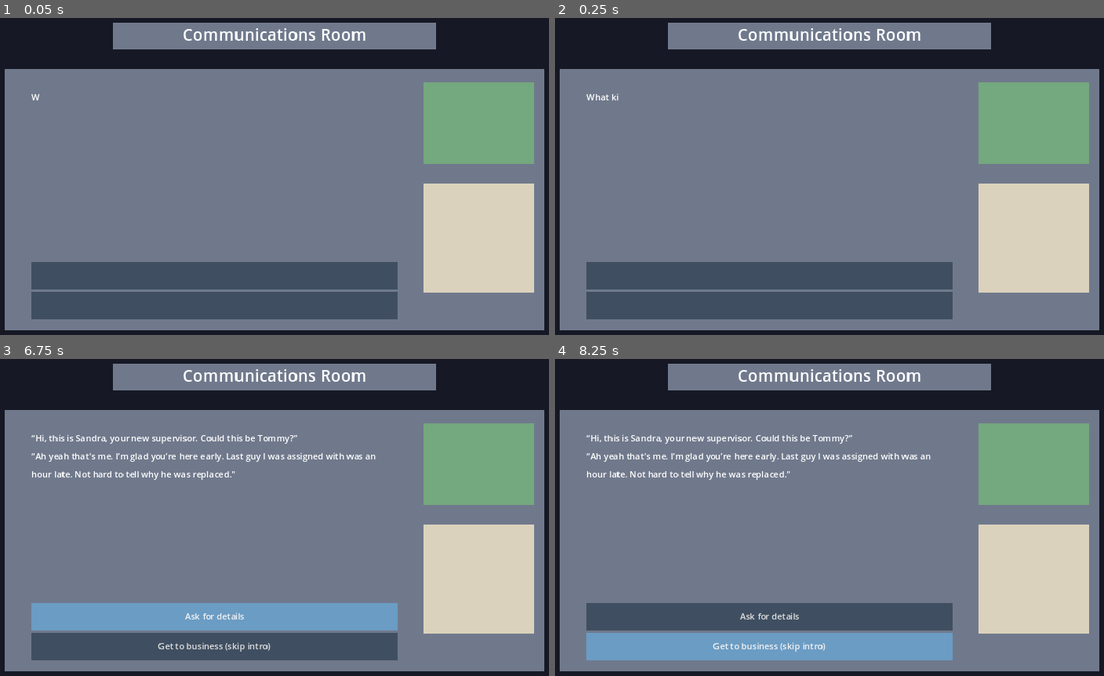
Above: before the commit, frames 1-4 (two rows, left to right).
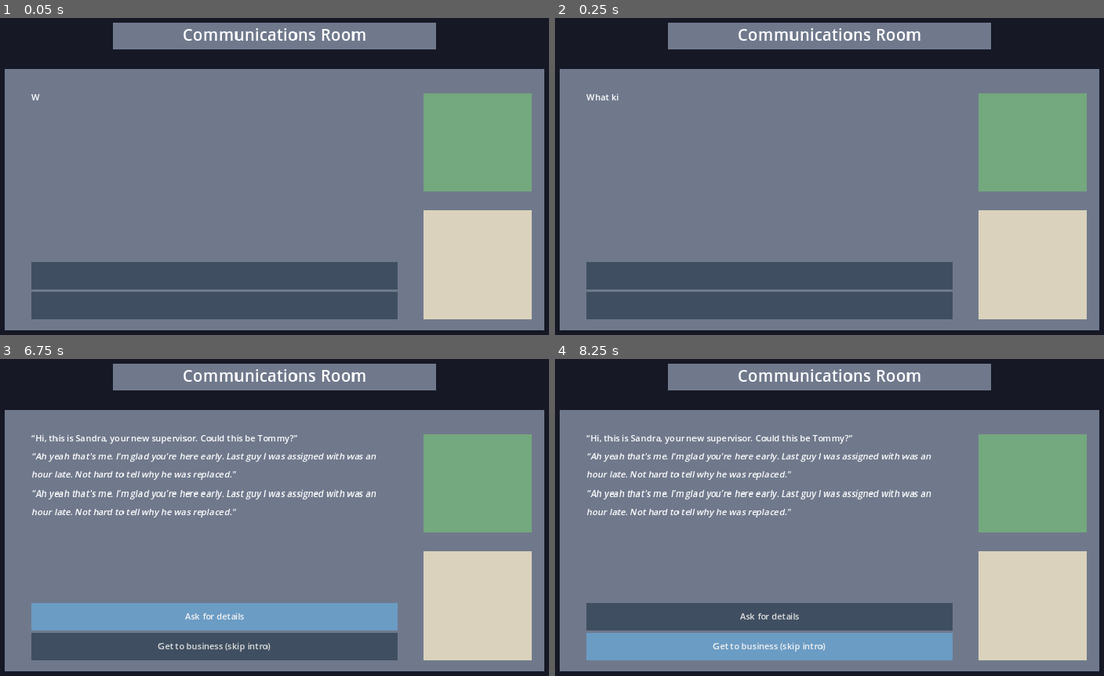
Above: after the commit, the same moments.

Repository: MatthewMa929/CaveDiver
Game: Godot game, scene res://Game/game.tscn
The game is run twice, just before and just after one commit, with the same random seed, the same clock (stepped at 60 frames per second) and the same inputs.
Inputs (mouse positions are in pixels of both pictures, inside the frame that each line leads up to):
- Up to frame 1 (0.05 s): no input
- Up to frame 2 (0.25 s): no input
- Up to frame 3 (6.75 s): click (214, 615) at 0.5 s; click (214, 647) at 1.25 s; click (214, 615) at 2 s; click (214, 647) at 2.75 s; click (214, 615) at 3.5 s; click (214, 647) at 4.25 s; tap Space (Action) at 5.1, 6.6 s; click "Introduce yourself" at 5.75 s
- Up to frame 4 (8.25 s): click "Ask for details" at 7.25 s; click "Get to business (skip intro)" at 8 s

The runs differ from the first frame. In frame 1, 5.5% of the frame differs, in the area x 77-98%, y 20-96%; in frame 2, 5.5%; in frame 3, 7.2%, in the area x 5-98%, y 20-96%; in frame 4, 7.2%.

Commit message:
Stuff is working, text working with BB, minigame code not implemented

Diff:
--- /dev/null
+++ b/Game/CodeLine.gd
@@ -0,0 +1,8 @@
+extends Node
+
+class_name CodeLine
+
+@export_multiline var text:String
+@export var tommyCode:Array[String]
+@export var jumpToNode:String
+@export var placeNumber:String
--- a/Game/code.gd
+++ b/Game/code.gd
@@ -14,11 +14,11 @@
 
 var on = true
 
-var up = [1, 0, 0, 0, 0]
-var down = [1, 0, 1, 0, 0]
-var left = [1, 1, 0, 0, 0]
-var right = [1, 1, 0, 1, 0]
-var back = [1, 0, 0, 0, 1]
+var up = [1, 0, 0, 0]
+var down = [1, 0, 1, 0]
+var left = [1, 1, 0, 0]
+var right = [1, 1, 0, 1]
+var back = [1, 0, 0, 1]
 var code_lst = [up, down, left, right, back]
 
 func _ready():
@@ -28,15 +28,15 @@
 	if on:
 		pass
 
-	if Input.is_action_just_pressed("Light") and on and iterator < 5:
-		bar_lst[iterator].append(1)
+	if Input.is_action_just_pressed("Action") and on and iterator < 4:
+		#bar_lst[iterator].append(1)
 		iterator += 1
 		code_bar_timer.start()
 
-	if Input.is_action_just_pressed("Light") and on and iterator == 5: #cancel
+	if Input.is_action_just_pressed("Action") and on and iterator == 4: #cancel
 		pass
 
 func _on_code_bar_timer_timeout():
-	if iterator < 5:
+	if iterator < 4:
 		code_lst[iterator].append(0)
 	iterator += 1
--- a/Game/code.tscn
+++ b/Game/code.tscn
@@ -1,10 +1,22 @@
-[gd_scene load_steps=2 format=3 uid="uid://dloyo66yjhorf"]
+[gd_scene load_steps=3 format=3 uid="uid://dloyo66yjhorf"]
 
 [ext_resource type="Script" path="res://Game/code.gd" id="1_v3vvd"]
+[ext_resource type="Script" path="res://Game/CodeLine.gd" id="2_2s3e8"]
 
 [node name="Code" type="Node2D"]
 script = ExtResource("1_v3vvd")
 
 [node name="CodeBarTimer" type="Timer" parent="."]
+wait_time = 0.8
+
+[node name="Send" type="Button" parent="."]
+offset_right = 8.0
+offset_bottom = 8.0
+
+[node name="Tutorial" type="Node" parent="."]
+script = ExtResource("2_2s3e8")
+
+[node name="Equpment" type="Node" parent="."]
+script = ExtResource("2_2s3e8")
 
 [connection signal="timeout" from="CodeBarTimer" to="." method="_on_code_bar_timer_timeout"]
--- a/Game/game.gd
+++ b/Game/game.gd
@@ -4,20 +4,23 @@
 @onready var body = $Background/TextContainers/TextPanels/BodyPanel/BodyMargin/BodyText
 @onready var text_timer = $TextTimer
 @onready var dot_timer = $DotTimer
+@onready var talk_timer = $TalkTimer
 @onready var story = $Story
 @onready var button = $ChoiceMargin/ChoiceButtons/ChoiceButton
 @onready var button2 = $ChoiceMargin/ChoiceButtons/ChoiceButton2
+@onready var code = $Code
 @onready var curr = story
 
 var char_index = 0
 var path_arr = [0]
+var bb_num = 0
+var talking = false
 
 # Called when the node enters the scene tree for the first time.
 func _ready():
 	title.text = "[center]Communications Room[/center]"
 	body.text = curr.text
 	body.visible_characters = char_index
-
 
 # Called every frame. 'delta' is the elapsed time since the previous frame.
 func _process(delta):
@@ -26,14 +29,28 @@
 
 func _on_text_timer_timeout():
 	if char_index+1 < body.text.length():
-		if body.text[char_index] == '-':
-			pass
-		if body.text[char_index] == '”' or (body.text[char_index] == '.' and body.text[char_index+1] != '”'):
+		if body.text[char_index] == '[':
+			var bb_count = 0
+			while body.text[char_index+bb_count] != ']':
+				bb_count += 1
+			bb_num += bb_count + 1
+			char_index += bb_count
+		if body.text[char_index] == '“':
+			talking = true
+		elif body.text[char_index] == '.':
+			text_timer.stop()
+			if talking == false:
+				dot_timer.start()
+			else:
+				talk_timer.start()
+		elif body.text[char_index] == '”':
+			talking = false
 			text_timer.stop()
 			dot_timer.start()
 		char_index += 1
-		body.visible_characters = char_index
+		body.visible_characters = char_index-bb_num
 	else:
+		char_index += 1
 		body.visible_characters = body.text.length()
 		create_choices()
 
@@ -45,7 +62,9 @@
 		button2.text = curr.choices[1]
 
 func _on_dot_timer_timeout():
-	char_index += 1
+	text_timer.start()
+
+func _on_talk_timer_timeout():
 	text_timer.start()
 
 func _on_choice_button_pressed():
@@ -65,3 +84,8 @@
 	body.visible_characters = char_index
 	button.text = ""
 	button2.text = ""
+	bb_num = 0
+
+func start_game(): #Switch off text mode and replace UI. Can put a panel that contains the game screen over the text. Buttons will be removed and there will be code instead.
+	#considering making a codeLine script and making a grid so when player walks to location, Tommy will respond
+	pass
--- a/Game/game.tscn
+++ b/Game/game.tscn
@@ -83,6 +83,7 @@
 theme_override_constants/line_separation = 10
 theme_override_fonts/normal_font = SubResource("SystemFont_e8vuh")
 theme_override_font_sizes/normal_font_size = 16
+bbcode_enabled = true
 text = "\"I don't get it, there shouldn't be anyone else down here.\"
 You stare at the picture you recieved, still in disbelief.
 
@@ -96,8 +97,8 @@
 [node name="PictureContainers" type="MarginContainer" parent="Background"]
 layout_mode = 2
 theme_override_constants/margin_left = 850
-theme_override_constants/margin_top = 150
-theme_override_constants/margin_right = 100
+theme_override_constants/margin_top = 170
+theme_override_constants/margin_right = 103
 theme_override_constants/margin_bottom = 0
 
 [node name="PicturePanels" type="VBoxContainer" parent="Background/PictureContainers"]
@@ -105,7 +106,7 @@
 theme_override_constants/separation = 35
 
 [node name="PhotoPanel" type="PanelContainer" parent="Background/PictureContainers/PicturePanels"]
-custom_minimum_size = Vector2(0, 150)
+custom_minimum_size = Vector2(0, 180)
 layout_mode = 2
 theme_override_styles/panel = SubResource("StyleBoxFlat_pqsvn")
 
@@ -157,9 +158,14 @@
 wait_time = 0.5
 one_shot = true
 
+[node name="TalkTimer" type="Timer" parent="."]
+wait_time = 0.2
+one_shot = true
+
 [node name="Story" parent="." instance=ExtResource("2_j8fbq")]
 
 [connection signal="pressed" from="ChoiceMargin/ChoiceButtons/ChoiceButton" to="." method="_on_choice_button_pressed"]
 [connection signal="pressed" from="ChoiceMargin/ChoiceButtons/ChoiceButton2" to="." method="_on_choice_button_2_pressed"]
 [connection signal="timeout" from="TextTimer" to="." method="_on_text_timer_timeout"]
 [connection signal="timeout" from="DotTimer" to="." method="_on_dot_timer_timeout"]
+[connection signal="timeout" from="TalkTimer" to="." method="_on_talk_timer_timeout"]
--- a/Story/story.tscn
+++ b/Story/story.tscn
@@ -17,6 +17,7 @@
 [node name="Intro" type="Node" parent="."]
 script = ExtResource("1_415g8")
 text = "“Hi, this is Sandra, your new supervisor. Could this be Tommy?”
-“Ah yeah that's me. I’m glad you’re here early. Last guy I was assigned with was an hour late. Not hard to tell why he was replaced.\""
+[i]“Ah yeah that's me. I’m glad you’re here early. Last guy I was assigned with was an hour late. Not hard to tell why he was replaced.\"[/i]
+[i]“Ah yeah that's me. I’m glad you’re here early. Last guy I was assigned with was an hour late. Not hard to tell why he was replaced.\"[/i]"
 choices = Array[String](["Ask for details", "Get to business (skip intro)"])
 pathNumber = "1"
